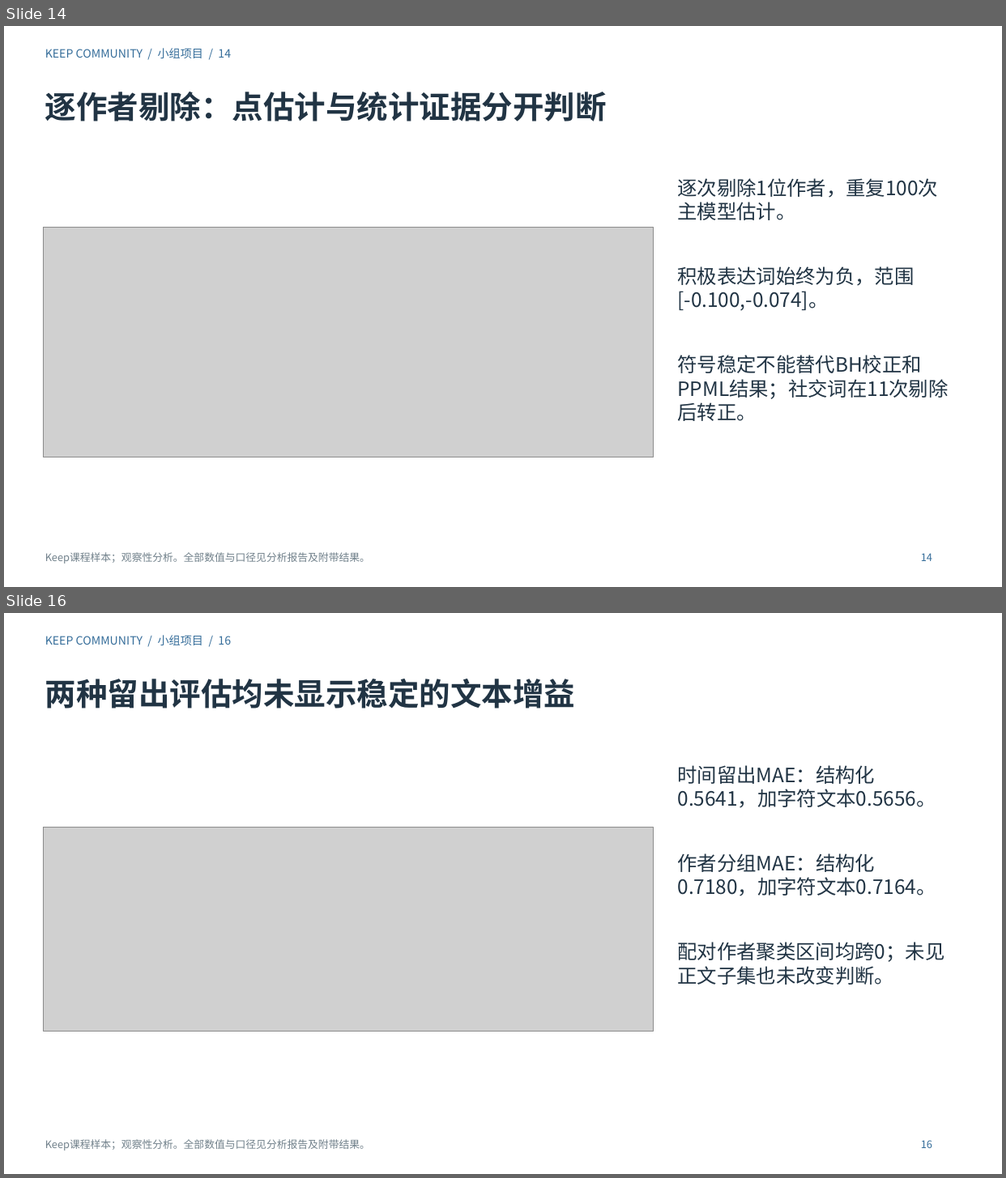
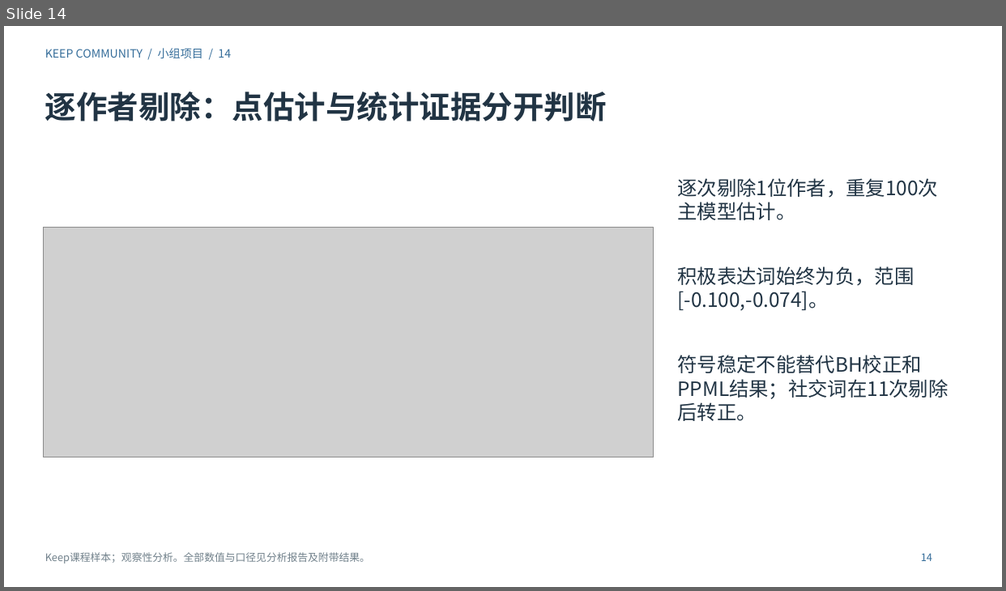
Before and after one commit to Charlie-ChenLin/keep-community-analysis, a slide deck: 演示文稿.pptx. Shown one above the other, each under a label of ours: slides 14 and 16 before the commit, slide 14 after it; the slides between them are not shown. The pictures are 1006x1178 and 1006x591 pixels, drawn with LibreOffice and Linux fonts; fonts in the diff are those of the drawing; grey boxes stand for pictures. Boxes give left, top, right and bottom in pixels: in the first picture for what was removed or moved away, otherwise in the second. Text is boxed around its words. In the diff, an @@ line names an element or a change of style, - is before the commit and + after.

```diff
--- a/演示文稿.pptx
+++ b/演示文稿.pptx
@@ slide 16 removed at <box>4,613,1002,1174</box>, background #FFFFFF @@
@@ text removed at <box>45,635,231,645</box> @@
-KEEP COMMUNITY / 小组项目 / 16
@@ text removed at <box>45,679,575,709</box> @@
-两种留出评估均未显示稳定的文本增益
@@ text removed at <box>678,765,945,985</box> @@
-时间留出MAE：结构化0.5641，加字符文本0.5656。
-作者分组MAE：结构化0.7180，加字符文本0.7164。
-配对作者聚类区间均跨0；未见正文子集也未改变判断。
@@ picture removed at <box>44,827,654,1032</box> @@
@@ text removed at <box>45,1139,370,1151</box> @@
-Keep课程样本；观察性分析。全部数值与口径见分析报告及附带结果。
@@ text removed at <box>921,1140,932,1148</box> @@
-16
```
Also in this commit, not shown: 8 slides changed, 1 other slide removed, 31 other files.
